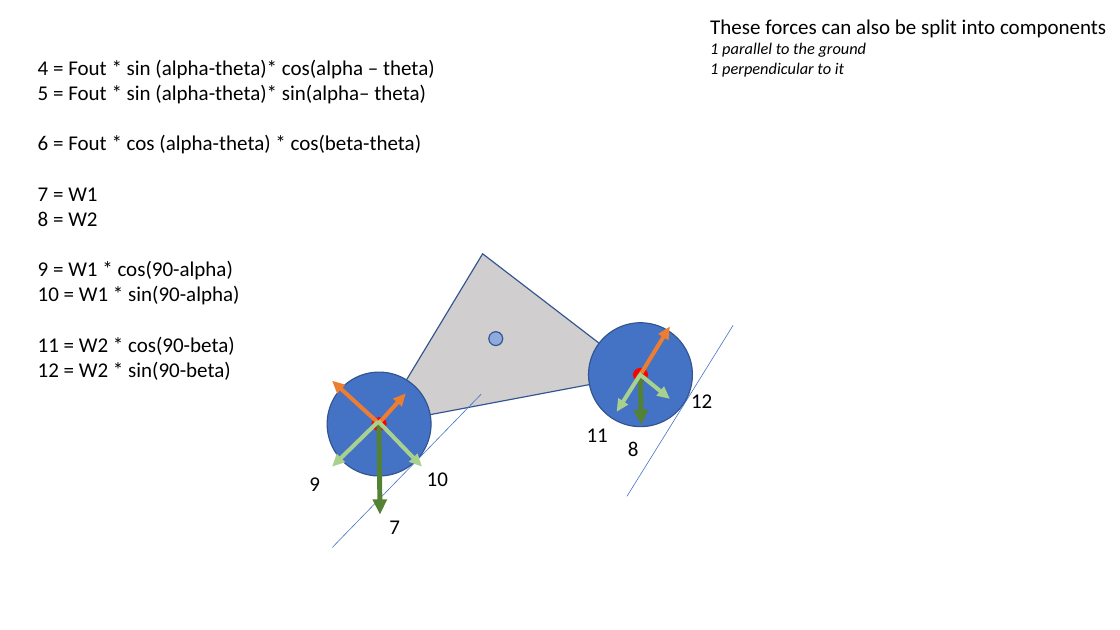
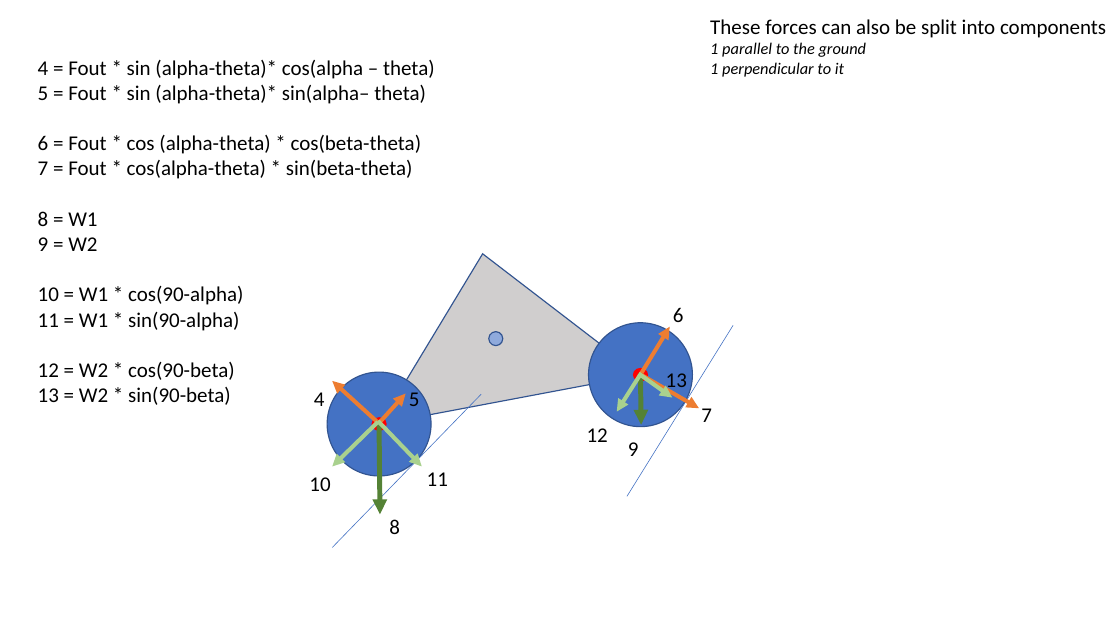
Before and after one commit to rhambleton/drive2d, a slide deck: slide 13 of vehicle forces.pptx (slide 9 before the commit). Drawn at 1120x630 pixels with LibreOffice and Linux fonts; fonts in the diff are those of the drawing. Boxes give left, top, right and bottom in pixels: in the first picture for what was removed or moved away, otherwise in the second. Text is boxed around its words. In the diff, an @@ line names an element or a change of style, - is before the commit and + after.

```diff
--- a/vehicle forces.pptx
+++ b/vehicle forces.pptx
@@ text at box(38, 160, 413, 405): text changed @@
-7 = W1
-8 = W2
-9 = W1 * cos(90-alpha)
-10 = W1 * sin(90-alpha)
-11 = W2 * cos(90-beta)
-12 = W2 * sin(90-beta)
+7 = Fout * cos(alpha-theta) * sin(beta-theta)
+8 = W1
+9 = W2
+10 = W1 * cos(90-alpha)
+11 = W1 * sin(90-alpha)
+12 = W2 * cos(90-beta)
+13 = W2 * sin(90-beta)
@@ text added at box(673, 307, 684, 322), 18 pt, text #000000 @@
+6
@@ text added at box(409, 388, 420, 406), 18 pt, text #000000 @@
+5
@@ arrow added from (640, 375) to (699, 408), #ED7D31 3.5 pt @@
@@ text added at box(666, 373, 687, 393), 18 pt, text #000000 @@
+13
@@ text added at box(314, 392, 325, 406), 18 pt, text #000000 @@
+4
@@ text "12": place and size @@
-text "12" at box(691, 391, 712, 408)
+text "12" at box(587, 428, 608, 442)
@@ text added at box(701, 408, 712, 422), 18 pt, text #000000 @@
+7
@@ text at box(628, 442, 639, 456): text changed @@
-8
+9
@@ text "10": place and size @@
-text "10" at box(427, 472, 448, 486)
+text "10" at box(309, 477, 330, 491)
@@ text removed at box(309, 477, 320, 491) @@
-9
@@ text "11": place and size @@
-text "11" at box(587, 428, 608, 442)
+text "11" at box(427, 472, 448, 486)
@@ text at box(389, 519, 400, 534): text changed @@
-7
+8
```
Also in this commit, not shown: 11 other slides changed, 6 slides added, 2 slides removed, 1 other file.
